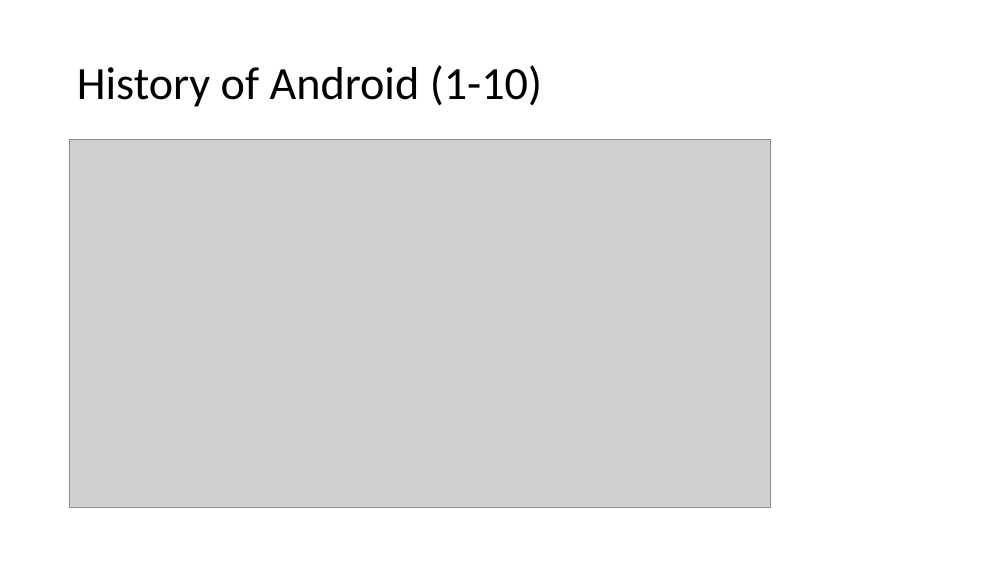
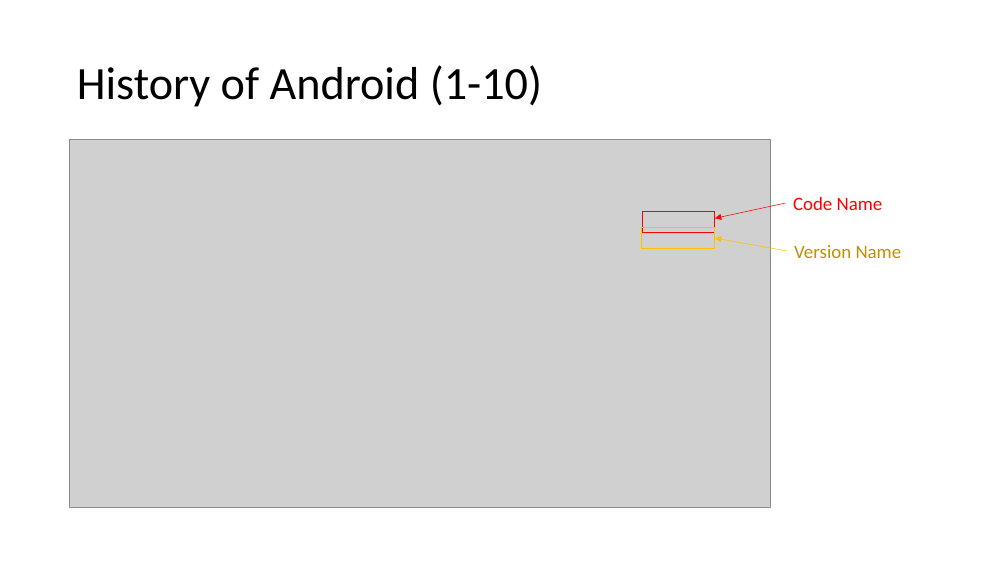
Before and after one commit to frankwxu/digital-forensics-lab, a slide deck: slide 5 of Andriod10/0_Intro_Pixel3_Andriod10.pptx (slide 4 before the commit). Drawn at 1008x567 pixels with LibreOffice and Linux fonts; fonts in the diff are those of the drawing; grey boxes stand for pictures; background and template pictures are left out. Boxes give left, top, right and bottom in pixels: in the first picture for what was removed or moved away, otherwise in the second. Text is boxed around its words. In the diff, an @@ line names an element or a change of style, - is before the commit and + after.

```diff
--- a/Andriod10/0_Intro_Pixel3_Andriod10.pptx
+++ b/Andriod10/0_Intro_Pixel3_Andriod10.pptx
@@ arrow added from (786, 203) to (715, 219), #FF0000 0.5 pt @@
@@ text added at box(793, 197, 883, 210), 18 pt, text #FF0000 @@
+Code Name
@@ rectangle added at box(642, 228, 715, 249), outline #FFC000 1 pt @@
@@ rectangle added at box(643, 211, 715, 232), outline #FF0000 1 pt @@
@@ arrow added from (787, 251) to (715, 238), #FFC000 0.5 pt @@
@@ text added at box(794, 245, 902, 258), 18 pt, text #BF9000 @@
+Version Name
```
Also in this commit, not shown: 10 other slides changed, 4 slides added, 1 other file.
